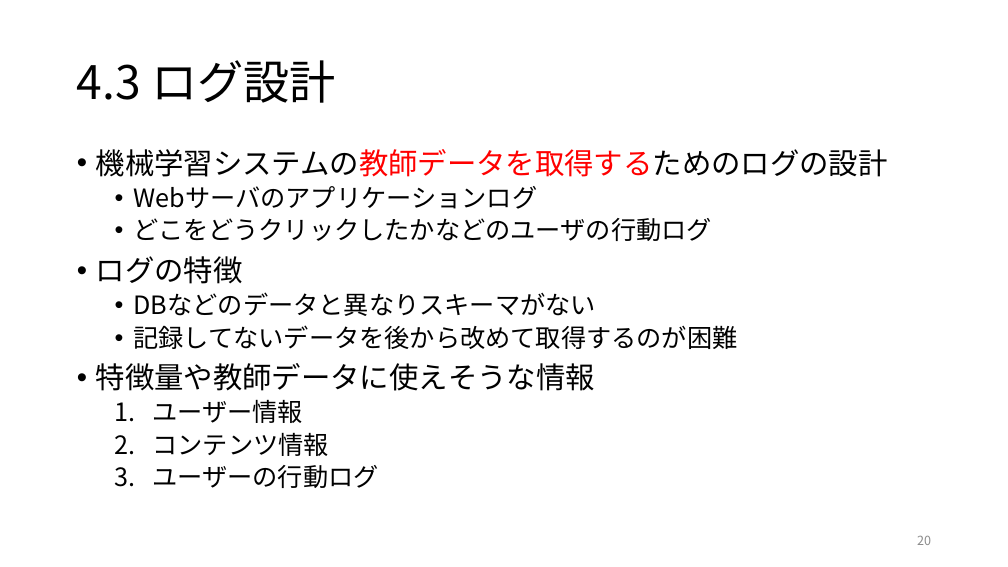
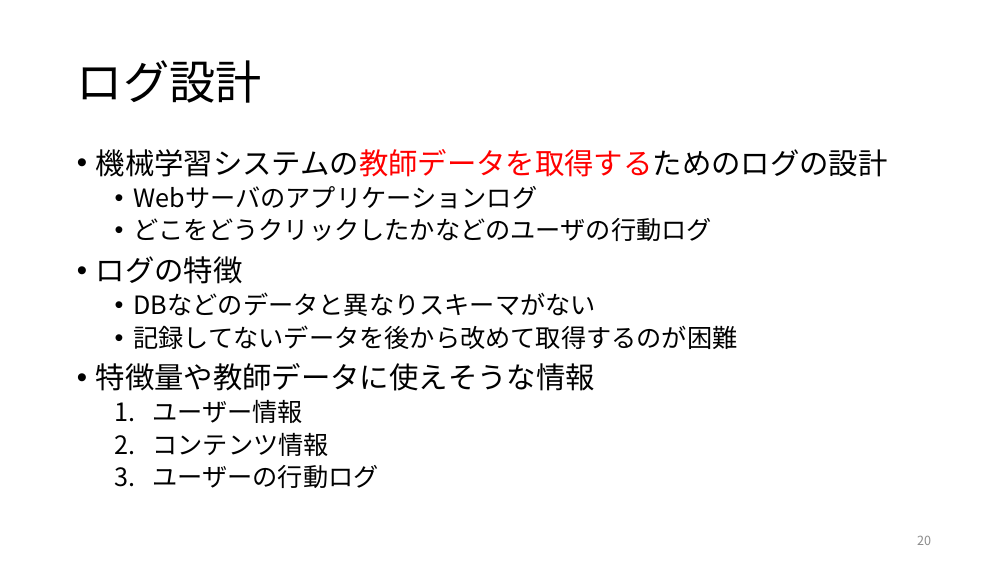
Before and after one commit to ryosuke-ku/Rinko, a slide deck: slide 20 of 仕事ではじめる機械学習第4章.pptx. Drawn at 1008x567 pixels with LibreOffice and Linux fonts; fonts in the diff are those of the drawing. Boxes give left, top, right and bottom in pixels: in the first picture for what was removed or moved away, otherwise in the second. Text is boxed around its words. In the diff, an @@ line names an element or a change of style, - is before the commit and + after.

```diff
--- a/仕事ではじめる機械学習第4章.pptx
+++ b/仕事ではじめる機械学習第4章.pptx
@@ title at bbox=[77, 60, 262, 103]: text changed @@
-4.3 ログ設計
+ログ設計
```
Also in this commit, not shown: 20 other slides changed, 3 other files.
